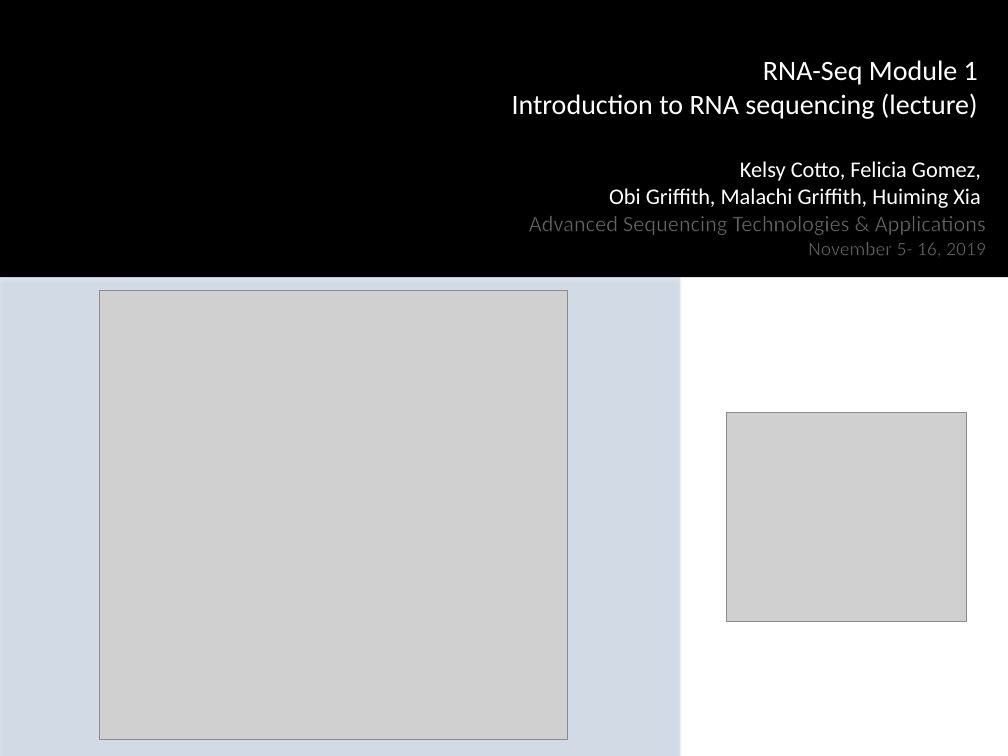
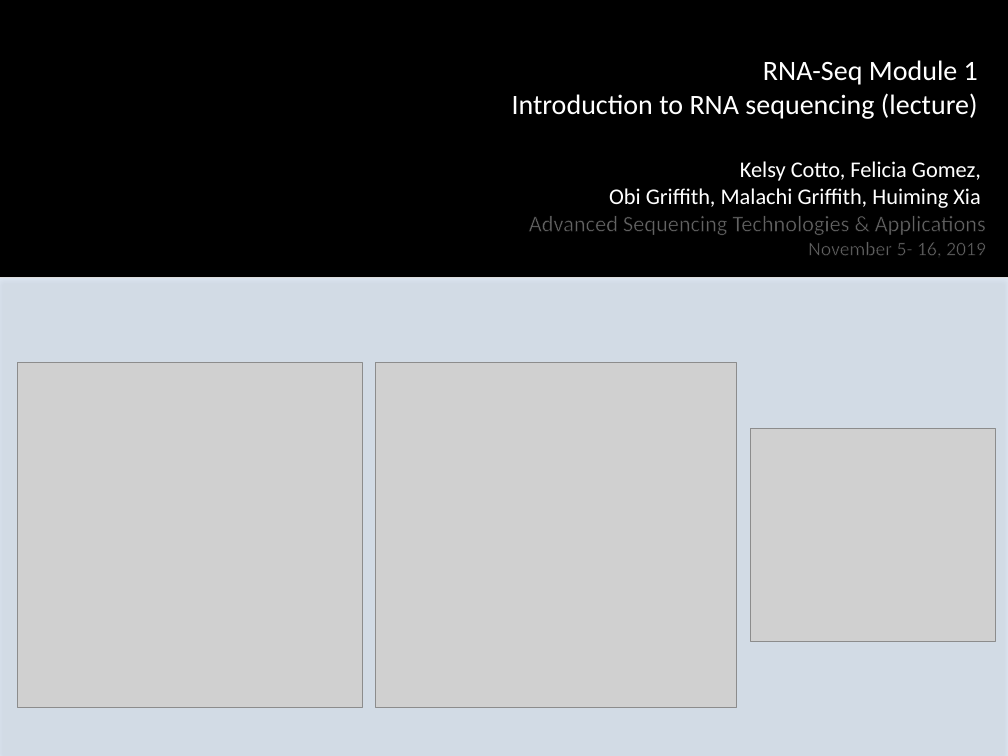
Before and after one commit to griffithlab/rnabio.org, a slide deck: slide 1 of assets/lectures/cshl/2019/full/RNASeq_Module0_IntrotoRNA.pptx. Drawn at 1008x756 pixels with LibreOffice and Linux fonts; fonts in the diff are those of the drawing; grey boxes stand for pictures; background and template pictures are left out. Boxes give left, top, right and bottom in pixels: in the first picture for what was removed or moved away, otherwise in the second. Text is boxed around its words. In the diff, an @@ line names an element or a change of style, - is before the commit and + after.

```diff
--- a/assets/lectures/cshl/2019/full/RNASeq_Module0_IntrotoRNA.pptx
+++ b/assets/lectures/cshl/2019/full/RNASeq_Module0_IntrotoRNA.pptx
@@ rectangle: place and size @@
-rectangle at (0, 277, 680, 756)
+rectangle at (0, 278, 1008, 756)
@@ picture added at (17, 362, 362, 707) @@
@@ picture: place and size @@
-picture at (99, 290, 568, 739)
+picture at (376, 362, 737, 708)
@@ picture: place and size @@
-picture at (726, 413, 967, 622)
+picture at (750, 428, 995, 641)
```
Also in this commit, not shown: 10 other files.
